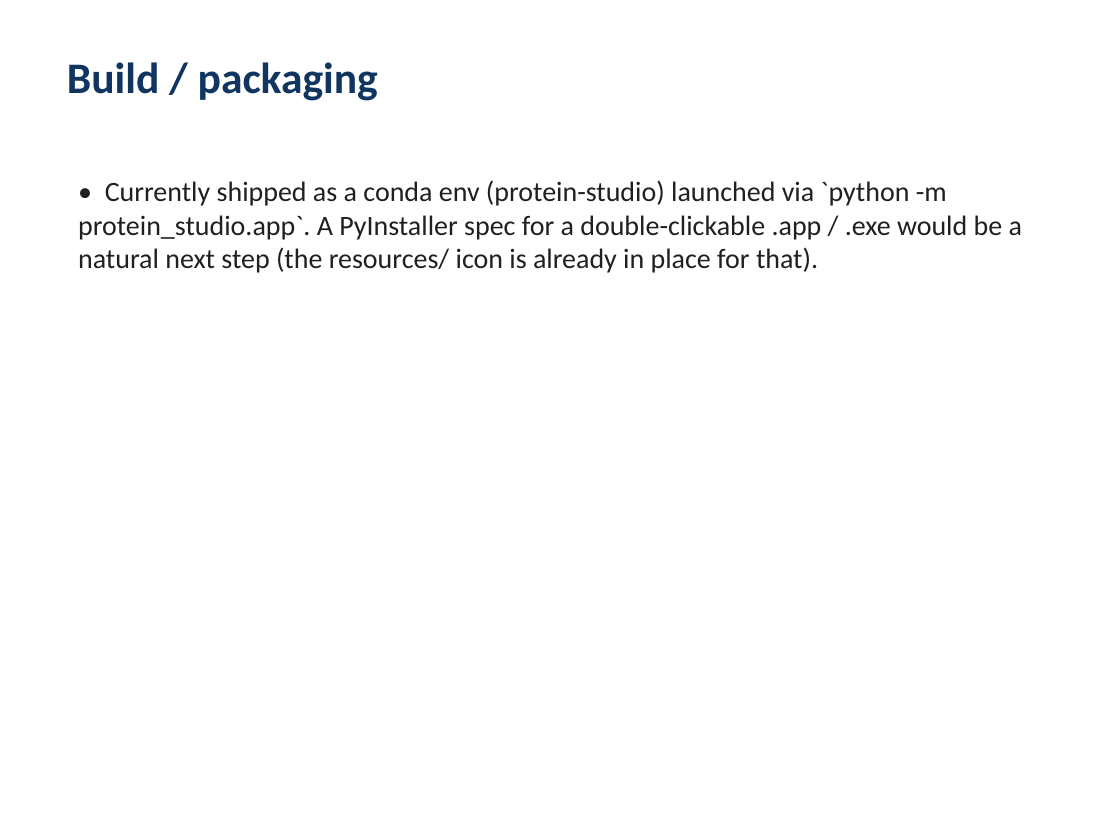
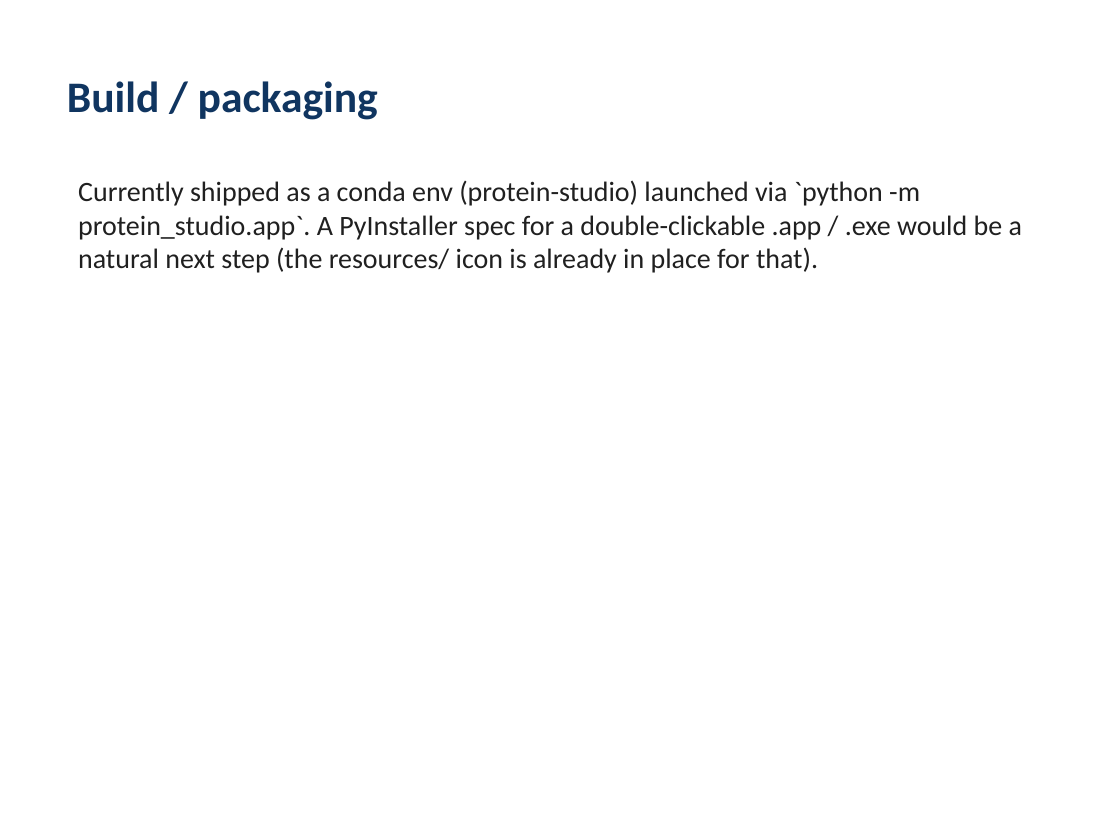
Before and after one commit to kekegg/protein-studio, a slide deck: slide 11 of docs/DeveloperGuide.pptx (slide 10 before the commit). Drawn at 1120x840 pixels with LibreOffice and Linux fonts; fonts in the diff are those of the drawing. Boxes give left, top, right and bottom in pixels: in the first picture for what was removed or moved away, otherwise in the second. Text is boxed around its words. In the diff, an @@ line names an element or a change of style, - is before the commit and + after.

Commit message:
Redo documentation generation with Node toolchain
Replace docs/generate_docs.py (python-docx + python-pptx) with
docs/generate_docs.mjs (docx v9 + pptxgenjs v3). The single content
source feeds both renderers — change DEVELOPER_GUIDE / USER_GUIDE
once, both .docx and .pptx update.

Build is one npm command:

    cd docs && npm install && npm run build

The new generator:
  - Uses ES modules and the latest docx/pptxgenjs APIs
  - Adds an MCP server section (Tools menu / toolbar pill / status bar)
    and a per-SS ribbon entry to keep the developer guide current
  - Adds an MCP user-guide section explaining the in-app start/stop
    controls and what tools the agent exposes
  - Renders code blocks with a thin gray border + Consolas text in
    dark green (matches the existing palette)
  - Silently skips missing screenshots so a partial docs/screenshots/
    directory doesn't break the build

docs/README.md documents the toolchain, content model, and how to
verify the outputs (unzip + grep). node_modules is gitignored.

```diff
--- a/docs/DeveloperGuide.pptx
+++ b/docs/DeveloperGuide.pptx
@@ text "Build / packaging" at (67,81,378,120): vertical alignment top to middle @@
@@ text at (78,180,1022,273): text changed @@
-• Currently shipped as a conda env (protein-studio) launched via `python -m protein_studio.app`. A PyInstaller spec for a double-clickable .app / .exe would be a natural next step (the resources/ icon is already in place for that).
+Currently shipped as a conda env (protein-studio) launched via `python -m protein_studio.app`. A PyInstaller spec for a double-clickable .app / .exe would be a natural next step (the resources/ icon is already in place for that).
```
Also in this commit, not shown: 9 other slides changed, 1 slide added, 8 other files.
